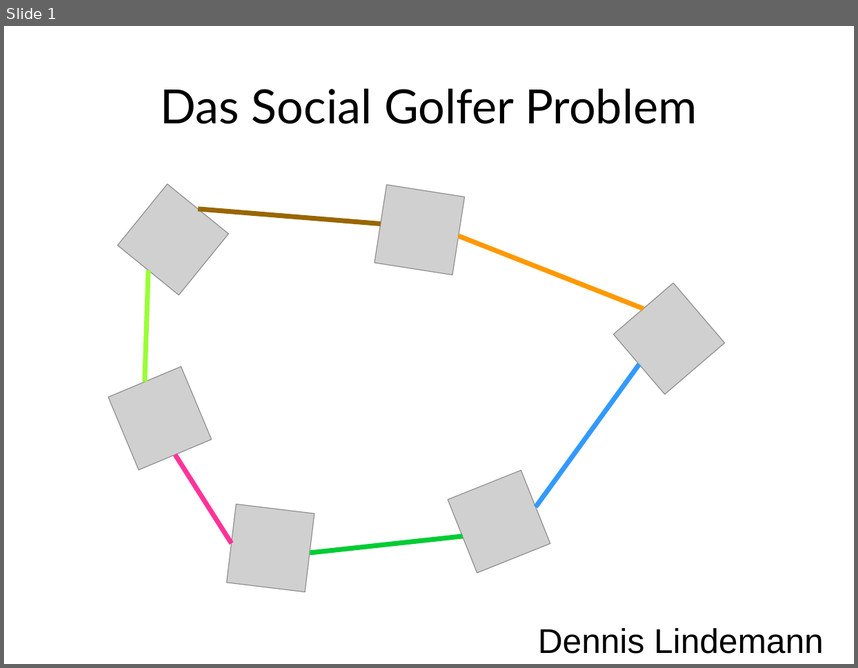
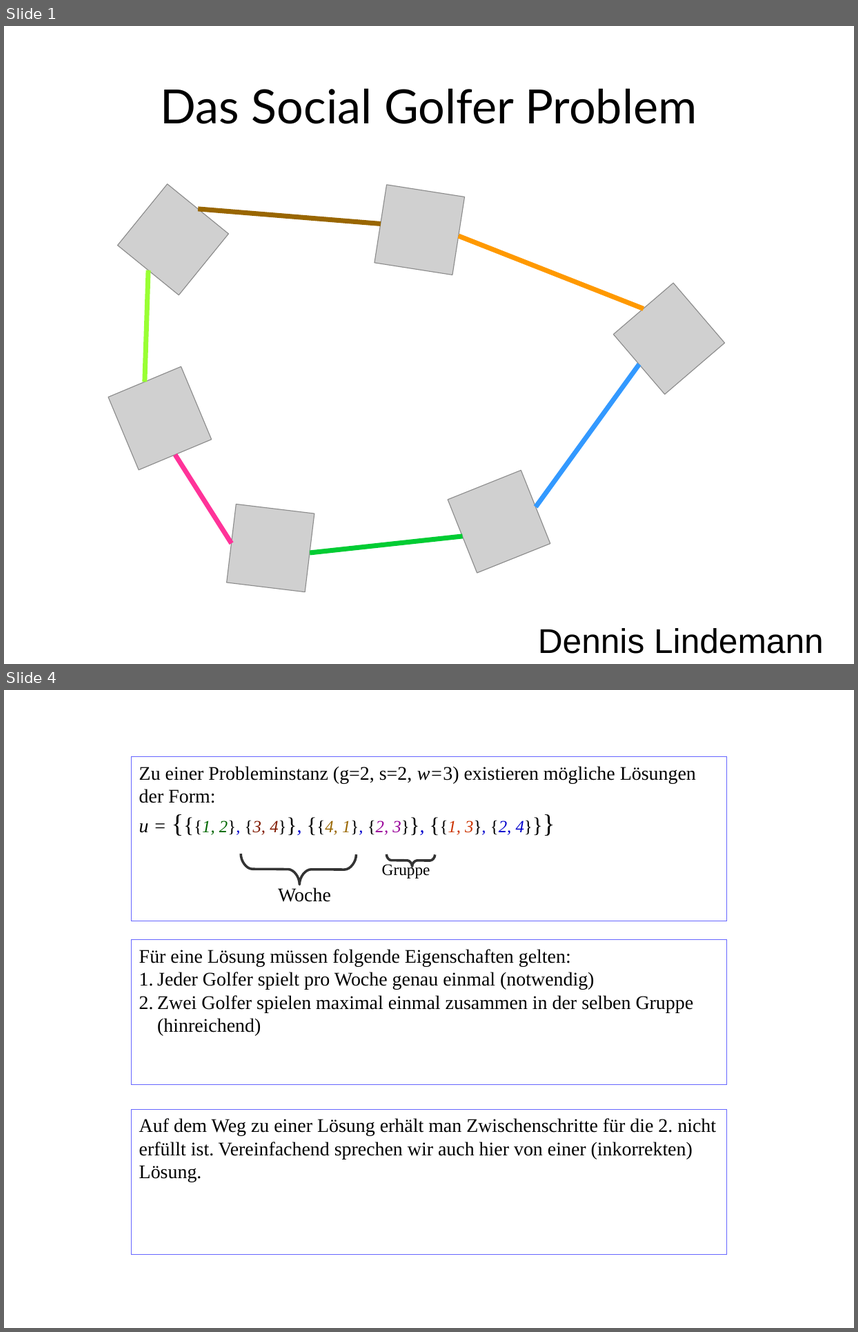
Before and after one commit to RincewindWizzard/social-golfers, a slide deck: presentation/DennisLindemannSocialGolferProblem.odp. Shown one above the other, each under a label of ours: slide 1 before the commit, slides 1 and 4 after it; the slides between them are not shown. The pictures are 858x668 and 858x1332 pixels, drawn with LibreOffice and Linux fonts; fonts in the diff are those of the drawing; grey boxes stand for pictures. Boxes give left, top, right and bottom in pixels: in the first picture for what was removed or moved away, otherwise in the second. Text is boxed around its words. In the diff, an @@ line names an element or a change of style, - is before the commit and + after.

```diff
--- a/presentation/DennisLindemannSocialGolferProblem.odp
+++ b/presentation/DennisLindemannSocialGolferProblem.odp
@@ slide 4 added at <box>4,690,854,1328</box>, background #FFFFFF @@
@@ rectangle added at <box>131,757,727,921</box>, outline #6666FF 0 pt, 18 pt, text #000000 @@
+Zu einer Probleminstanz (g=2, s=2, w=3) existieren mögliche Lösungen der Form:
+u = {{{1, 2}, {3, 4}}, {{4, 1}, {2, 3}}, {{1, 3}, {2, 4}}}
@@ freeform shape added at <box>241,854,357,885</box>, outline #333333 2.3 pt @@
@@ freeform shape added at <box>387,854,436,867</box>, outline #333333 2.3 pt @@
@@ text added at <box>382,862,430,878</box>, 15 pt, text #000000 @@
+Gruppe
@@ text added at <box>278,887,331,902</box>, 18 pt, text #000000 @@
+Woche
@@ rectangle added at <box>131,940,727,1085</box>, outline #6666FF 0 pt, 18 pt, text #000000 @@
+Für eine Lösung müssen folgende Eigenschaften gelten:
+1. Jeder Golfer spielt pro Woche genau einmal (notwendig)
+2. Zwei Golfer spielen maximal einmal zusammen in der selben Gruppe (hinreichend)
@@ rectangle added at <box>131,1109,727,1254</box>, outline #6666FF 0 pt, 18 pt, text #000000 @@
+Auf dem Weg zu einer Lösung erhält man Zwischenschritte für die 2. nicht erfüllt ist. Vereinfachend sprechen wir auch hier von einer (inkorrekten) Lösung.
```
Also in this commit, not shown: 5 slides changed, 10 other slides added, 5 slides removed, 1 other file.
